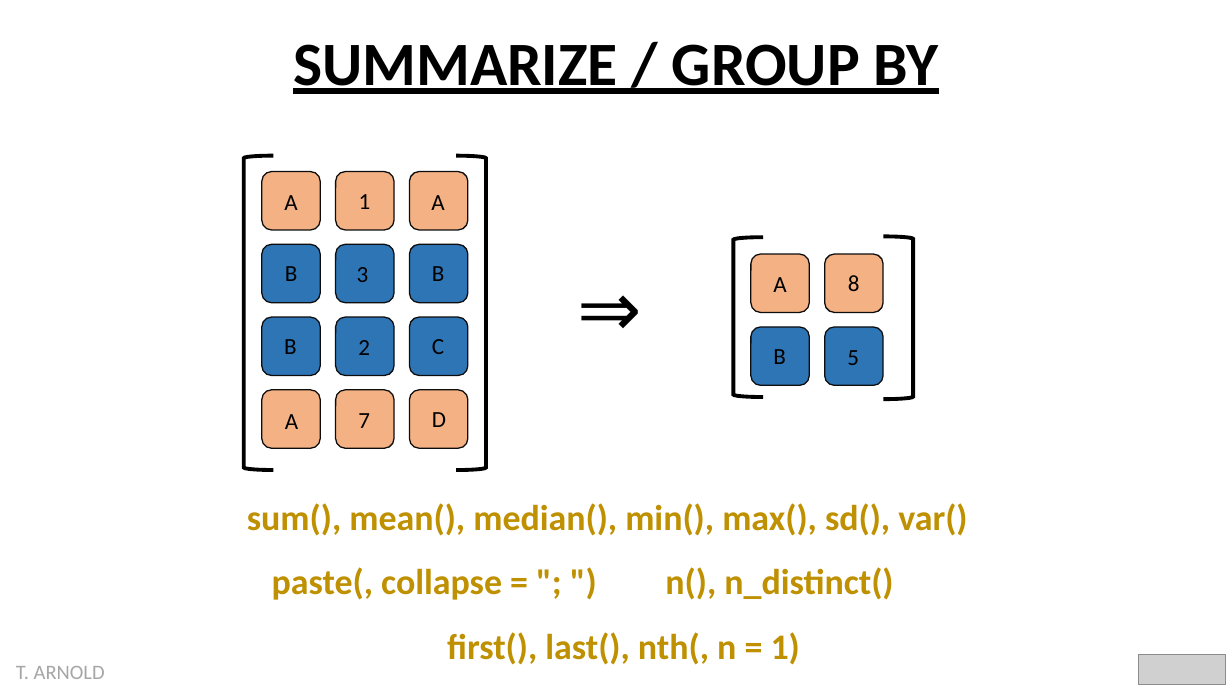
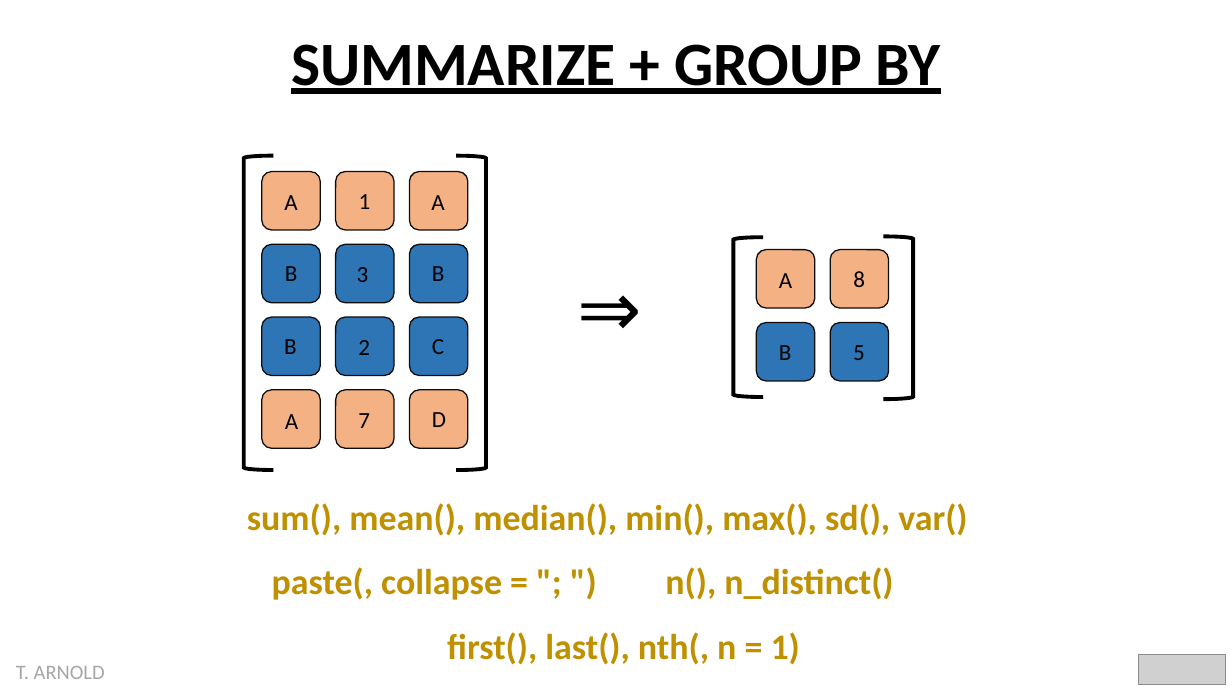
Before and after one commit to statsmaths/dsst289-f21, a slide deck: slide 2 of pslides/summarize.pptx (slide 1 before the commit). Drawn at 1232x693 pixels with LibreOffice and Linux fonts; fonts in the diff are those of the drawing; grey boxes stand for pictures. Boxes give left, top, right and bottom in pixels: in the first picture for what was removed or moved away, otherwise in the second. Text is boxed around its words. In the diff, an @@ line names an element or a change of style, - is before the commit and + after.

```diff
--- a/pslides/summarize.pptx
+++ b/pslides/summarize.pptx
@@ text at [291,44,940,94]: text changed @@
-SUMMARIZE / GROUP BY
+SUMMARIZE + GROUP BY
@@ 4 texts, 4 rounded rectangles: place and size @@
-4 texts, 4 rounded rectangles at [751,254,884,385]
+4 texts, 4 rounded rectangles at [757,250,889,381]
```
Also in this commit, not shown: 1 slide added, 5 other files.
